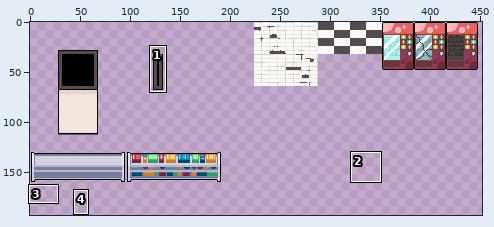
A sprite sheet gets an edit: Assets/7. Sprites/Environment/environmentsheet-export.png. Above: a wide view before the commit, with the close-up outlined.
Close-up. Before the edit:
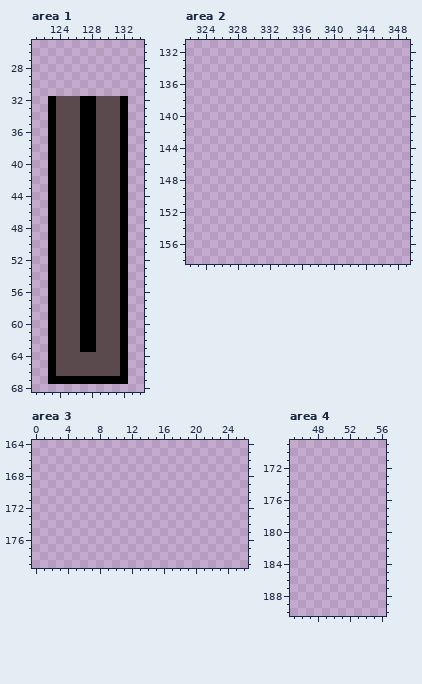
The file is 480x334 pixels. Shown: area 1: x 121..134, y 25..68; area 2: x 322..349, y 131..158; area 3: x 0..26, y 164..179; area 4: x 45..56, y 169..190. The wide view leaves out empty margins. The commit also changed other parts of the picture, which this record leaves out.
New version:
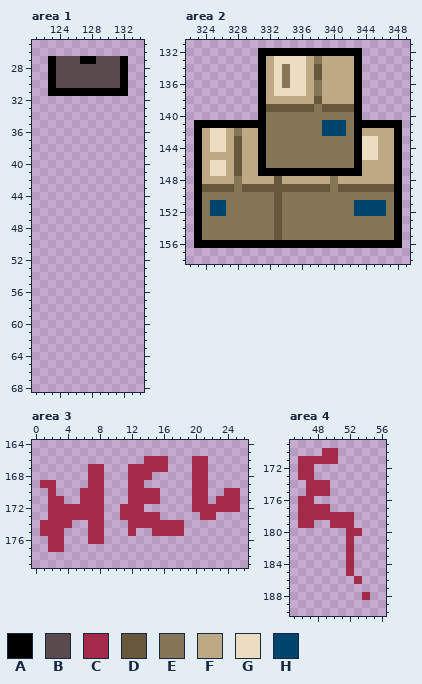
Palette (. is transparent): A #000000  B #5a4a4e  C #a32b49  D #67583b  E #857658  F #bdaa85  G #ecddc0  H #00456d
What changed:
--- area 1
@@ x 121..134 @@
 26 ..............
-27 ..............
-28 ..............
-29 ..............
-30 ..............
-31 ..............
-32 ..ABBBAABBBA..
-33 ..ABBBAABBBA..
-34 ..ABBBAABBBA..
-35 ..ABBBAABBBA..
-36 ..ABBBAABBBA..
-37 ..ABBBAABBBA..
-38 ..ABBBAABBBA..
-39 ..ABBBAABBBA..
-40 ..ABBBAABBBA..
-41 ..ABBBAABBBA..
-42 ..ABBBAABBBA..
-43 ..ABBBAABBBA..
-44 ..ABBBAABBBA..
-45 ..ABBBAABBBA..
-46 ..ABBBAABBBA..
-47 ..ABBBAABBBA..
-48 ..ABBBAABBBA..
-49 ..ABBBAABBBA..
-50 ..ABBBAABBBA..
-51 ..ABBBAABBBA..
-52 ..ABBBAABBBA..
-53 ..ABBBAABBBA..
-54 ..ABBBAABBBA..
-55 ..ABBBAABBBA..
-56 ..ABBBAABBBA..
-57 ..ABBBAABBBA..
-58 ..ABBBAABBBA..
-59 ..ABBBAABBBA..
-60 ..ABBBAABBBA..
-61 ..ABBBAABBBA..
-62 ..ABBBAABBBA..
-63 ..ABBBAABBBA..
-64 ..ABBBBBBBBA..
-65 ..ABBBBBBBBA..
-66 ..ABBBBBBBBA..
-67 ..AAAAAAAAAA..
+27 ..ABBBAABBBA..
+28 ..ABBBBBBBBA..
+29 ..ABBBBBBBBA..
+30 ..ABBBBBBBBA..
+31 ..AAAAAAAAAA..
+32 ..............
+33 ..............
+34 ..............
+35 ..............
+36 ..............
+37 ..............
+38 ..............
+39 ..............
+40 ..............
+41 ..............
+42 ..............
+43 ..............
+44 ..............
+45 ..............
+46 ..............
+47 ..............
+48 ..............
+49 ..............
+50 ..............
+51 ..............
+52 ..............
+53 ..............
+54 ..............
+55 ..............
+56 ..............
+57 ..............
+58 ..............
+59 ..............
+60 ..............
+61 ..............
+62 ..............
+63 ..............
+64 ..............
+65 ..............
+66 ..............
+67 ..............
 68 ..............
--- area 2
@@ x 322..349 @@
 131 ............................
-132 ............................
-133 ............................
-134 ............................
-135 ............................
-136 ............................
-137 ............................
-138 ............................
-139 ............................
-140 ............................
-141 ............................
-142 ............................
-143 ............................
-144 ............................
-145 ............................
-146 ............................
-147 ............................
-148 ............................
-149 ............................
-150 ............................
-151 ............................
-152 ............................
-153 ............................
-154 ............................
-155 ............................
-156 ............................
+132 .........AAAAAAAAAAAAA......
+133 .........AFGGGGFEFFFFA......
+134 .........AFGEGGFDFFFFA......
+135 .........AFGEGGFDFFFFA......
+136 .........AFGEGGFEFFFFA......
+137 .........AFGGGGFEFFFFA......
+138 .........AFFFFFFDFFFFA......
+139 .........ADDDDDDEDDDDA......
+140 .........AEEEEEEEEEEEA......
+141 .AAAAAAAAAEEEEEEEHHHEAAAAAA.
+142 .AFGGFEFFAEEEEEEEHHHEAFFFFA.
+143 .AFGGFDFFAEEEEEEEEEEEAGGFFA.
+144 .AFGGFDFFAEEEEEEEEEEEAGGFFA.
+145 .AFFFFDFFAEEEEEEEEEEEAGGFFA.
+146 .AFGGFDFFAEEEEEEEEEEEAFFFFA.
+147 .AFGGFDFFAAAAAAAAAAAAAFFFFA.
+148 .AFFFFEFFFFDFFFFFFEFFFFFFFA.
+149 .ADDDDEDDDDDDDDDDDEDDDDDDDA.
+150 .AEEEEEEEEEDEEEEEEEEEEEEEEA.
+151 .AEHHEEEEEEDEEEEEEEEEHHHHEA.
+152 .AEHHEEEEEEDEEEEEEEEEHHHHEA.
+153 .AEEEEEEEEEDEEEEEEEEEEEEEEA.
+154 .AEEEEEEEEEDEEEEEEEEEEEEEEA.
+155 .AEEEEEEEEEDEEEEEEEEEEEEEEA.
+156 .AAAAAAAAAAAAAAAAAAAAAAAAAA.
 157 ............................
--- area 3
@@ x 0..26 @@
 165 ...........................
-166 ...........................
-167 ...........................
-168 ...........................
-169 ...........................
-170 ...........................
-171 ...........................
-172 ...........................
-173 ...........................
-174 ...........................
-175 ...........................
-176 ...........................
-177 ...........................
+166 ..............CCC...CC.....
+167 .......CC...CCCCC...CC.....
+168 .......CC...CCC.....CC.....
+169 .CC....CC...CC......CC.....
+170 ..C...CCC...CCCC....CC..CC.
+171 ..CC..CCC...CCCC....CC.CCC.
+172 ..CCCCCCC..CCC......CCCCCC.
+173 ..CCCCCCC..CCCCC.....CC....
+174 .CCCC..CC...CCCCCCC........
+175 .CCC...CC...C..CCCC........
+176 ..CC...CC..................
+177 ..CC.......................
 178 ...........................
--- area 4
@@ x 45..56 @@
 169 ............
-170 ............
-171 ............
-172 ............
-173 ............
-174 ............
-175 ............
-176 ............
-177 ............
-178 ............
-179 ............
-180 ............
-181 ............
-182 ............
-183 ............
-184 ............
-185 ............
-186 ............
+170 ....CC......
+171 .CCCCC......
+172 .CC.........
+173 .CC.........
+174 ..CCC.......
+175 ..CCC.......
+176 .CC.........
+177 .CCCC.......
+178 .CCCCCCC....
+179 .CC..CCC....
+180 .......CC...
+181 .......C....
+182 .......C....
+183 .......C....
+184 .......C....
+185 .......C....
+186 ........C...
 187 ............
-188 ............
+188 .........C..
 189 ............
